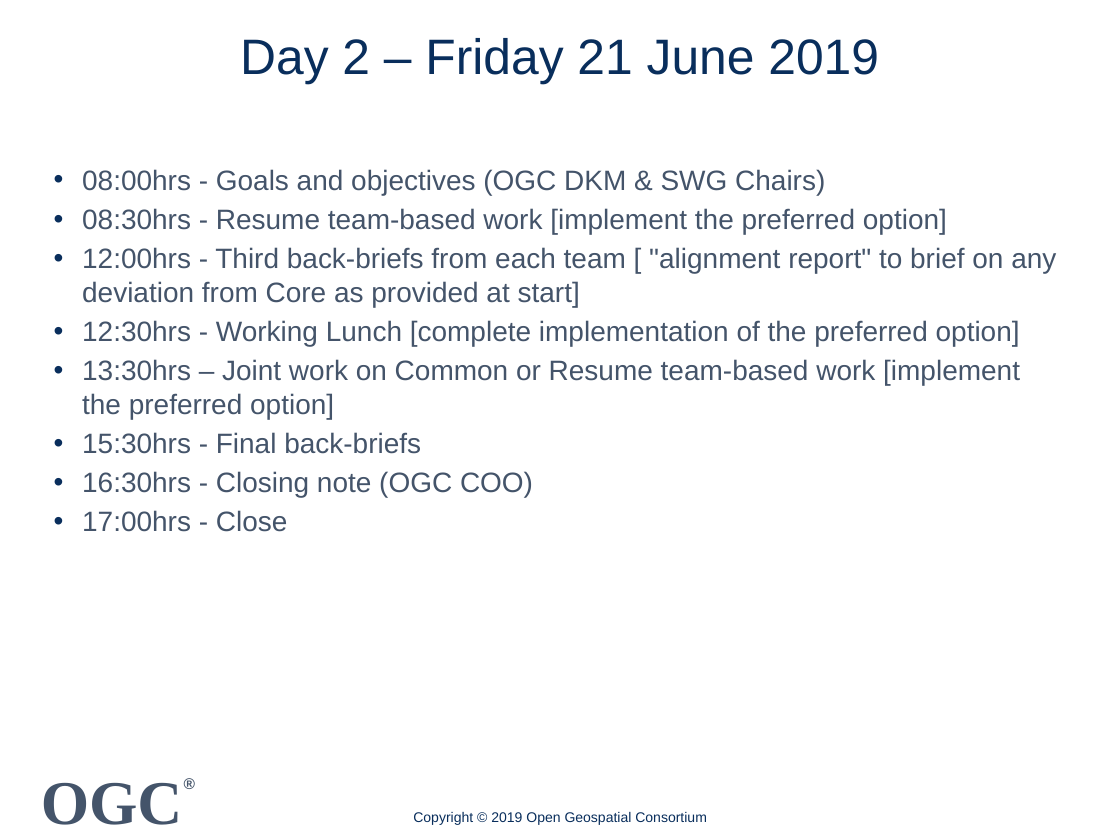
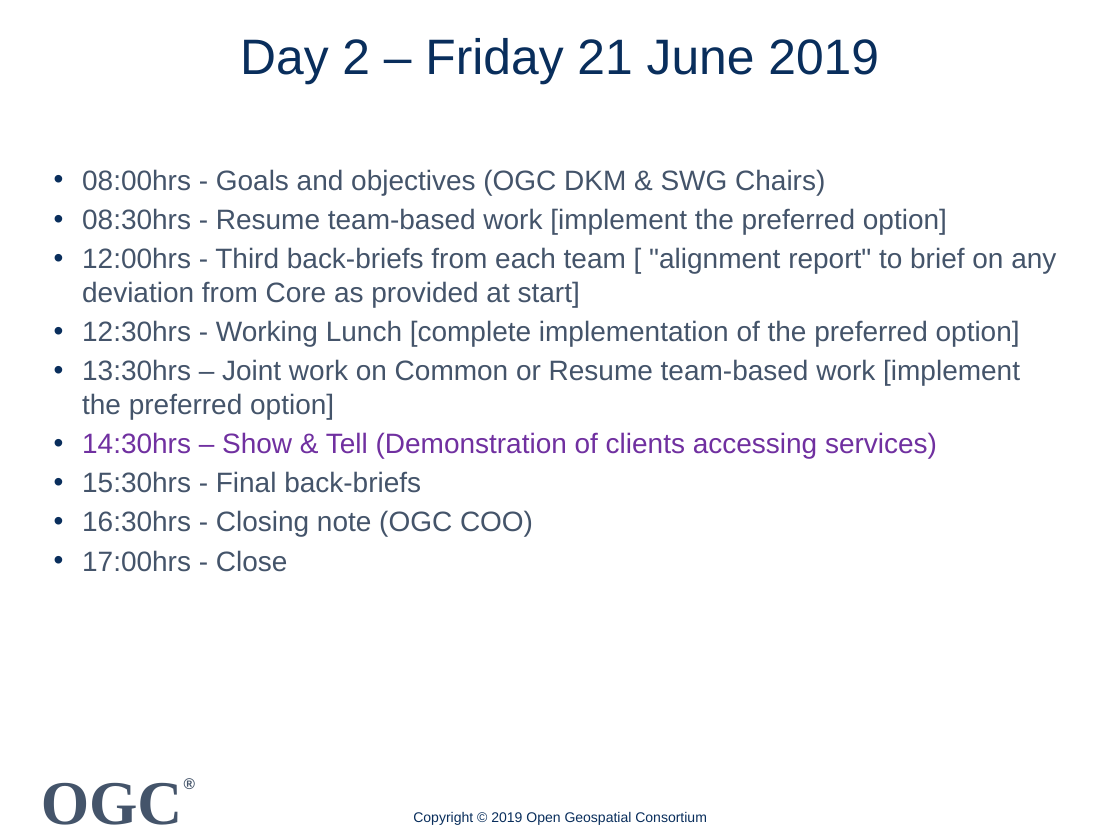
Before and after one commit to spacebel/OGC-API-Hackathon-2019, a slide deck: slide 15 of Presentations/OGC API Hackathon WelcomeGoalsObjectives.pptx. Drawn at 1120x840 pixels with LibreOffice and Linux fonts; fonts in the diff are those of the drawing; background and template pictures are left out. Boxes give left, top, right and bottom in pixels: in the first picture for what was removed or moved away, otherwise in the second. Text is boxed around its words. In the diff, an @@ line names an element or a change of style, - is before the commit and + after.

```diff
--- a/Presentations/OGC API Hackathon WelcomeGoalsObjectives.pptx
+++ b/Presentations/OGC API Hackathon WelcomeGoalsObjectives.pptx
@@ text at (x1=82, y1=432, x2=937, y2=458): paragraph added @@
+• 14:30hrs – Show & Tell (Demonstration of clients accessing services)
```
Also in this commit, not shown: 1 other file.
